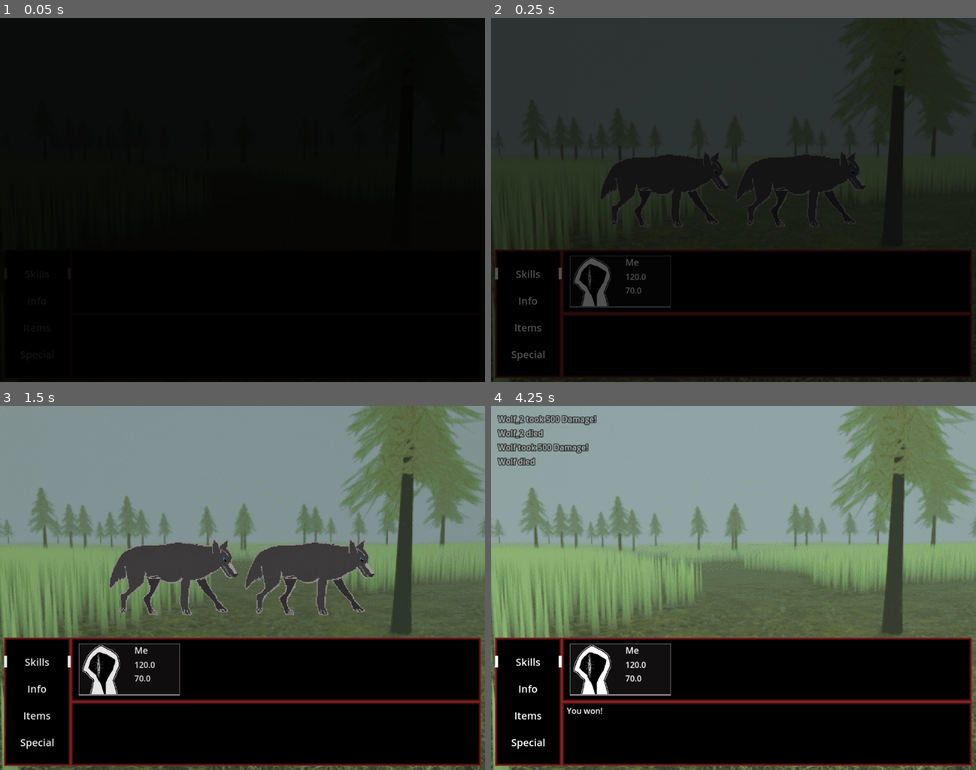
Above: before the commit, frames 1-4 (two rows, left to right).
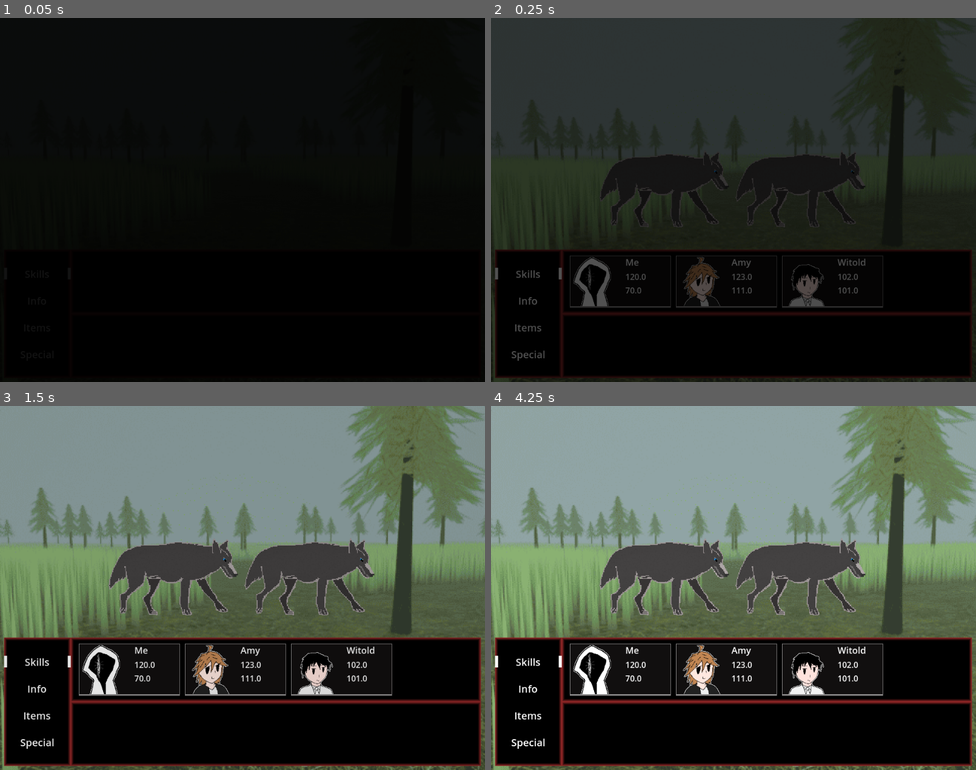
Above: after the commit, the same moments.

Repository: Herosege/PureKillRot
Game: Godot game, scene res://Scenes/fight_scene.tscn
Same seed, same stepped clock (60 frames per second), same inputs: the game is played once before the commit and once after it. This scene is started directly instead of the project's main scene.
Inputs:
- Up to frame 1 (0.05 s): no input
- Up to frame 2 (0.25 s): no input
- Up to frame 3 (1.5 s): hold Right (move_right) 0.53-1.28 s; tap Z (accept) at 0.6 s; tap Enter at 1.25 s; hold X (back) from 1.28 s (still down); tap Shift (Sprint) at 1.35 s
- Up to frame 4 (4.25 s): tap Z (accept) at 1.55, 2, 2.1, 2.75, 2.85, 3.8 s; release X (back) at 2.03 s; hold Right (move_right) 2.03-2.78 s; hold Up (move_up) 2.78-3.53 s; hold Left (move_left) from 3.53 s (still down); hold Shift (Sprint) from 3.53 s (still down)

Frame 1 is identical in both runs. In frame 2, 1.4% of the frame differs, in the area x 38-81%, y 65-80%; in frame 3, 1.9%; in frame 4, 8.9%, in the area x 1-81%, y 2-85%.
Error before the commit: Cannot call method 'get_child' on a null value. (res://Script/fight_scene.gd:182)

Commit message:
enemies attack now

Diff:
--- a/Resources/Customs/Templates/character.gd
+++ b/Resources/Customs/Templates/character.gd
@@ -5,6 +5,8 @@
 var Icon : CompressedTexture2D
 
 #Stats
+
+var Dead = false
 
 var MaxPhysicalHealth : float = 100.0
 var MaxMentalHealth : float = 100.0
@@ -56,3 +58,6 @@
 	Skills = Sk
 	PhysicalHealth = MaxPhysicalHealth
 	MentalHealth = MaxMentalHealth
+
+func TakeDamage(amnt):
+	PhysicalHealth -= amnt
--- a/Resources/Customs/Templates/enemy.gd
+++ b/Resources/Customs/Templates/enemy.gd
@@ -18,3 +18,6 @@
 	Health = c
 	Skills = d
 	AI = e
+
+func RSkill(turn,oppons):
+	return AI.call(turn,oppons)
--- a/Scenes/UIElements/char_profile.tscn
+++ b/Scenes/UIElements/char_profile.tscn
@@ -28,6 +28,17 @@
 offset_right = 0.319992
 offset_bottom = -0.0800095
 script = ExtResource("1_44v3o")
+
+[node name="DeadOverlay" type="ColorRect" parent="."]
+visible = false
+z_index = 2
+layout_mode = 1
+anchors_preset = 15
+anchor_right = 1.0
+anchor_bottom = 1.0
+grow_horizontal = 2
+grow_vertical = 2
+color = Color(0.513726, 0, 0.0352941, 0.572549)
 
 [node name="Panel" type="Panel" parent="."]
 layout_mode = 1
--- /dev/null
+++ b/Scenes/game_over.tscn
@@ -0,0 +1,29 @@
+[gd_scene load_steps=2 format=3 uid="uid://du5x70v3oayic"]
+
+[sub_resource type="LabelSettings" id="LabelSettings_i2yjh"]
+font_size = 24
+
+[node name="GameOver" type="Control"]
+layout_mode = 3
+anchors_preset = 15
+anchor_right = 1.0
+anchor_bottom = 1.0
+grow_horizontal = 2
+grow_vertical = 2
+
+[node name="MarginContainer" type="MarginContainer" parent="."]
+layout_mode = 1
+anchors_preset = 15
+anchor_right = 1.0
+anchor_bottom = 1.0
+grow_horizontal = 2
+grow_vertical = 2
+theme_override_constants/margin_left = 20
+theme_override_constants/margin_top = 20
+
+[node name="Label" type="Label" parent="MarginContainer"]
+layout_mode = 2
+size_flags_vertical = 0
+text = "You Died"
+label_settings = SubResource("LabelSettings_i2yjh")
+metadata/_edit_lock_ = true
--- a/Script/GlobalClasses/EnemyDatabase.gd
+++ b/Script/GlobalClasses/EnemyDatabase.gd
@@ -16,15 +16,24 @@
 		)
 	return Abba
 
+#RollSkill
+#ActionBuffer   0 - Rolled Skill, 1 - targets
+
 var Wolf = Enemy.new(
 	"Wolf",
 	[load("res://Assets/Textures/Sprites_battle/Enemy/NormalWolf.png")],
 	500.0,
 	[0,0],
-	func RollSkill(targets):
-		var ActionBuffer = [0,0]
+	func (turn,oppons):
+		var ActionBuffer = [0,0,0]
+		if oppons>0:
+			var ROpp = randi() % oppons
+			ActionBuffer[2] = ROpp
+		if turn%3 == 0:
 
+			ActionBuffer[0] = Wolf.Skills[0]
+		else:
+			ActionBuffer[0] = Wolf.Skills[randi() % Wolf.Skills.size()]
 
 		return ActionBuffer
-		pass
 )
--- a/Script/GlobalClasses/EventHandler.gd
+++ b/Script/GlobalClasses/EventHandler.gd
@@ -51,6 +51,12 @@
 	await get_tree().create_timer(0.3).timeout
 	get_tree().paused = false
 
-func OnEndBattle():
-	if CSceneStore:
-		get_tree().root.add_child(CSceneStore)
+func OnEndBattle(type):
+	match type:
+		1:
+			if CSceneStore:
+				CSceneStore.queue_free()
+			get_tree().change_scene_to_file("res://Scenes/game_over.tscn")
+		2:
+			if CSceneStore:
+				get_tree().root.add_child(CSceneStore)
--- a/Script/GlobalClasses/PartyInfo.gd
+++ b/Script/GlobalClasses/PartyInfo.gd
@@ -2,7 +2,7 @@
 
 const MAX_PARTY_SIZE = 4
 
-@onready var MainParty = [CharDB.GetCharNew(0)]
+@onready var MainParty = [CharDB.GetCharNew(0),CharDB.GetCharNew(1),CharDB.GetCharNew(2)]
 
 var Items = []
 
--- a/Script/SignalBus.gd
+++ b/Script/SignalBus.gd
@@ -12,6 +12,6 @@
 signal PassSkill
 signal AnnounceAction(Text)
 
-signal EndBattle
+signal EndBattle(type)
 
 signal EnemyKYS
--- a/Script/UIElements/char_profile.gd
+++ b/Script/UIElements/char_profile.gd
@@ -21,3 +21,6 @@
 
 func SetSelected(type:bool):
 	$CurSelected.visible = type
+
+func SetDead(IsDead):
+	$DeadOverlay.visible = IsDead
--- a/Script/fight_scene.gd
+++ b/Script/fight_scene.gd
@@ -21,6 +21,8 @@
 var MenuLayer : int = 0
 var UiDir : Vector2 = Vector2.ZERO
 
+var Turn = 0
+
 #Elegancko
 enum {ACTION_SKILL,ACTION_INFO,ACTION_ITEM,ACTION_SPECIAL}
 enum {SELECT_ITEM,SELECT_PROFILE,SELECT_CHARACTER}
@@ -31,6 +33,7 @@
 	[SELECT_ITEM]
 	]
 
+var FightParty = []
 var CharacterTurn : int = 0
 var YourTurn = true
 
@@ -55,7 +58,7 @@
 var BattleText = ""
 var BattleEnemies = []
 
-#ActionBuffer - [ID,type] - type   0:character 1:enemy
+#ActionBuffer - [ID,type,target] - type   0:character 1:enemy
 var ActionBuffer : Array
 
 #DownTextbox
@@ -63,7 +66,9 @@
 var TextboxMode = TBM.std_text
 
 var TextToSet = ""
-var AwaitInptToEnd = false
+var AwaitInptToEnd = 0
+
+var HaltAction = false
 
 func _enter_tree():
 	$Overlay.visible = true
@@ -78,12 +83,13 @@
 
 func _process(delta):
 	if AwaitInptToEnd and Input.is_action_just_pressed("accept"):
-		ExitBattleScene()
+		ExitBattleScene(AwaitInptToEnd)
 	if OverlayColor.color.a>0.0:
 		OverlayColor.color.a = lerp(OverlayColor.color.a,0.0,1.5*delta)
 	TextBoxHandle(delta)
-	UiMovement()
-	UiLayerHandle()
+	if !HaltAction:
+		UiMovement()
+		UiLayerHandle()
 
 var CharProfile = load("res://Scenes/UIElements/char_profile.tscn")
 
@@ -107,6 +113,8 @@
 		EnemyList.add_child(EnemySceneInst)
 	StartMessage = Msg
 	TextToSet = StartMessage
+
+### MAIN UI HANDLE ------------------------------------------------------------------------------------------------------
 
 func UiMovement()->void:
 	UiDir.x = float(Input.is_action_just_pressed("move_right"))-float(Input.is_action_just_pressed("move_left"))
@@ -138,8 +146,12 @@
 			AnimateCursor(true,MenuLayer)
 		if MenuTypes[SelIndexAction].size() == MenuLayer:
 			if !(SelIndexAction == SELECT_PROFILE):
+				ActionBuffer.append([TempItemList[SelIndexItem],0,SelIndexEnemy])
+
 				CharacterTurn += 1
-				ActionBuffer.append([TempItemList[SelIndexItem],0])
+				while PartyInfo.MainParty[min(CharacterTurn,PartyInfo.MainParty.size()-1)].Dead == true and !PartyInfo.MainParty.size()-1 <= CharacterTurn:
+					CharacterTurn += 1
+				ResetMenu()
 				if PartyInfo.MainParty.size() <= CharacterTurn:
 					CommitActions()
 					CharacterTurn = 0
@@ -182,7 +194,22 @@
 				AnimSprite = EnemyList.get_child(SelIndexEnemy).get_child(0)
 				AnimSprite.material.set_shader_parameter("FlashOn",true)
 
-##Items - Layer
+func UpdateProfiles():
+	for i in CharProfs.get_children().size():
+		CharProfs.get_child(i).SetHealth(PartyInfo.MainParty[i].PhysicalHealth,PartyInfo.MainParty[i].MentalHealth)
+
+func ResetMenu():
+	MenuLayer = 0
+
+	ResetMenuLayer(-1)
+	for i in Cursor.size():
+		Cursor[i].AnimateCursor(false)
+
+	SelIndexItem = 0
+	SelIndexAction = 0
+
+### ITEMS HANDLE ------------------------------------------------------------------------------------------------------
+
 func UpdateItems()->void:
 	ClearItems()
 	for i in min(TempItemList.size(),ITEMS_PER_PAGE):
@@ -218,19 +245,61 @@
 	await get_tree().process_frame
 	if Cursor[1].visible == false:
 		Cursor[1].visible = true
-##EndItems
+
+func GenerateItemList(Char:Character):
+	TempItemList.resize(0)
+	match SelIndexAction:
+		ACTION_SKILL:
+			for i in Char.Skills.size():
+				TempItemList.append(Char.Skills[i])
+		ACTION_ITEM:
+			pass
+		ACTION_SPECIAL:
+			pass
+
+
+func CheckAction()->bool:
+	match SelIndexAction:
+		ACTION_SKILL:
+			return true if PartyInfo.MainParty[CharacterTurn].Skills else false
+		ACTION_INFO:
+			return true if PartyInfo.MainParty[CharacterTurn] else false
+		ACTION_ITEM:
+			return true if PartyInfo.Items else false
+		ACTION_SPECIAL:
+			return true if PartyInfo.MainParty[CharacterTurn].Special else false
+	return false
+
+### CURSOR ------------------------------------------------------------------------------------------------------
+
+func AnimateCursor(SetAnim:bool,Layer:int):
+	if Layer == 0:
+		Cursor[0].AnimateCursor(SetAnim)
+	if Layer > 0:
+		match SelIndexAction:
+			ACTION_SKILL:
+				Cursor[1].AnimateCursor(SetAnim)
+			ACTION_INFO:
+				Cursor[2].AnimateCursor(SetAnim)
+			ACTION_ITEM:
+				Cursor[1].AnimateCursor(SetAnim)
+			ACTION_SPECIAL:
+				Cursor[1].AnimateCursor(SetAnim)
 
 func ResetCursor(Layer):
 	Cursor[Layer].global_position = Vector2.ZERO
 	Cursor[Layer].size = Vector2.ZERO
 	Cursor[Layer].pivot_offset = Vector2.ZERO
 
+### ACTIONS ------------------------------------------------------------------------------------------------------
+
 func CommitActions():
+	GenEnemyActions()
 	for i in ActionBuffer.size():
 		if ActionBuffer[i][1] == 0:
 			match SelIndexAction:
 				ACTION_SKILL:
-					SkillUse(ActionBuffer[i][0])
+					SkillUse(ActionBuffer[i])
 				ACTION_INFO:
 					pass
 				ACTION_ITEM:
@@ -238,17 +307,18 @@
 				ACTION_SPECIAL:
 					pass
 		else:
-			SkillUse(ActionBuffer[i][0])
-
-	MenuLayer = 0
-
-	ResetMenuLayer(-1)
-	for i in Cursor.size():
-		Cursor[i].AnimateCursor(false)
-
-	SelIndexItem = 0
-	SelIndexAction = 0
-
+			SkillUse(ActionBuffer[i])
+	ResetMenu()
+
+func GenEnemyActions():
+	FightParty.resize(0)
+	for i in PartyInfo.MainParty.size():
+		if PartyInfo.MainParty[i].Dead == false:
+			FightParty.append(PartyInfo.MainParty.find(PartyInfo.MainParty[i]))
+	for i in BattleEnemies.size():
+		var TempBuf = BattleEnemies[i].RSkill(Turn,FightParty.size())
+		TempBuf[2] = FightParty[TempBuf[2]]
+		ActionBuffer.append(TempBuf)
 
 #-1 to Reset all layers
 func ResetMenuLayer(Layer):
@@ -285,69 +355,78 @@
 			AnimSprite = EnemyList.get_child(i).get_child(0)
 			AnimSprite.material.set_shader_parameter("FlashOn",false)
 
-func GenerateItemList(Char:Character):
-	TempItemList.resize(0)
-	match SelIndexAction:
-		ACTION_SKILL:
-			for i in Char.Skills.size():
-				TempItemList.append(Char.Skills[i])
-		ACTION_ITEM:
-			pass
-		ACTION_SPECIAL:
-			pass
-
-func CheckAction()->bool:
-	match SelIndexAction:
-		ACTION_SKILL:
-			return true if PartyInfo.MainParty[CharacterTurn].Skills else false
-		ACTION_INFO:
-			return true if PartyInfo.MainParty[CharacterTurn] else false
-		ACTION_ITEM:
-			return true if PartyInfo.Items else false
-		ACTION_SPECIAL:
-			return true if PartyInfo.MainParty[CharacterTurn].Special else false
-	return false
-
-func AnimateCursor(SetAnim:bool,Layer:int):
-	if Layer == 0:
-		Cursor[0].AnimateCursor(SetAnim)
-	if Layer > 0:
-		match SelIndexAction:
-			ACTION_SKILL:
-				Cursor[1].AnimateCursor(SetAnim)
-			ACTION_INFO:
-				Cursor[2].AnimateCursor(SetAnim)
-			ACTION_ITEM:
-				Cursor[1].AnimateCursor(SetAnim)
-			ACTION_SPECIAL:
-				Cursor[1].AnimateCursor(SetAnim)
-
 func SkillUse(SkillT):
-	var Effect = SkillDB.GetSkill(SkillT).Effect
-	var Vals = SkillDB.GetSkill(SkillT).Values
+	var Effect = SkillDB.GetSkill(SkillT[0]).Effect
+	var Vals = SkillDB.GetSkill(SkillT[0]).Values
+	var TargetArray = BattleEnemies if SkillT[1] == 1 else PartyInfo.MainParty
+	var TargetType = SkillT[2]
+	var EnemyType = TargetArray[TargetType]
+
 	match Effect:
 		Enums.TSkill.Damage:
-			var EnemyType = BattleEnemies[SelIndexEnemy]
-			EnemyType.TakeDamage(Vals[0])
-			var EnemName = str(EnemyType.Name) if BattleEnemies.size() <= 1 else str(EnemyType.Name) + "_" + str(SelIndexEnemy+1)
-			SignalBus.emit_signal("AnnounceAction",EnemName + " took " + str(Vals[0]) + " Damage!")
-			if EnemyType.Health <= 0:
-				SignalBus.emit_signal("AnnounceAction",EnemName + " died")
-				EnemyDie(SelIndexEnemy)
-			if BattleEnemies.size() == 0:
-				BattleEnd()
+			if EnemyType is Character:
+				if FightParty.size() <= 0:
+					BattleEnd(0)
+					return
+				if EnemyType.Dead == true:
+					TargetType = FightParty[randi()%FightParty.size()]
+					EnemyType = TargetArray[TargetType]
+				EnemyType.TakeDamage(Vals[0])
+				var EnemName = str(EnemyType.Name)
+				SignalBus.emit_signal("AnnounceAction",EnemName + " took " + str(Vals[0]) + " Damage!")
+				if EnemyType.PhysicalHealth <= 0:
+					SignalBus.emit_signal("AnnounceAction",EnemName + " died")
+					CharacterDie(TargetType)
+					UpdateProfiles()
+				if CheckPartyMembersDead():
+					BattleEnd(0)
+					return
+			else:
+				EnemyType.TakeDamage(Vals[0])
+				var EnemName = str(EnemyType.Name) if TargetArray.size() <= 1 else str(EnemyType.Name) + "_" + str(TargetType+1)
+				SignalBus.emit_signal("AnnounceAction",EnemName + " took " + str(Vals[0]) + " Damage!")
+				if EnemyType.Health <= 0:
+					SignalBus.emit_signal("AnnounceAction",EnemName + " died")
+					EnemyDie(TargetType)
+				if BattleEnemies.size() == 0:
+					BattleEnd(1)
+
+func CheckPartyMembersDead()->bool:
+	var DeadAmnt = 0
+	for i in PartyInfo.MainParty.size():
+		if PartyInfo.MainParty[i].Dead == true:
+			DeadAmnt+=1
+			if DeadAmnt >= PartyInfo.MainParty.size():
+				return true
+	return false
+
+### END STUFF ------------------------------------------------------------------------------------------------------
 
 func EnemyDie(Index):
 	BattleEnemies.remove_at(Index)
 	EnemyList.get_child(Index).queue_free()
 
-func BattleEnd():
-	TextToSet = "You won!"
-	AwaitInptToEnd = true
-
-func ExitBattleScene():
-	SignalBus.emit_signal("EndBattle")
+func CharacterDie(Index):
+	FightParty.remove_at(FightParty.find(Index))
+	PartyInfo.MainParty[Index].Dead = true
+	CharProfs.get_child(Index).SetDead(true)
+
+#0-lose   1-win
+func BattleEnd(type):
+	if type == 0:
+		HaltAction = true
+		TextToSet = "You lost"
+		AwaitInptToEnd = 1
+	else:
+		HaltAction = true
+		TextToSet = "You won!"
+		AwaitInptToEnd = 2
+
+func ExitBattleScene(type):
+	SignalBus.emit_signal("EndBattle",type)
 	queue_free()
+
+### TEXTBOX ------------------------------------------------------------------------------------------------------
 
 var NewTextSwitch = true
 var PrevTTS = ""
Not shown, added: Scenes/fight_scene.tscn10354949017.tmp
